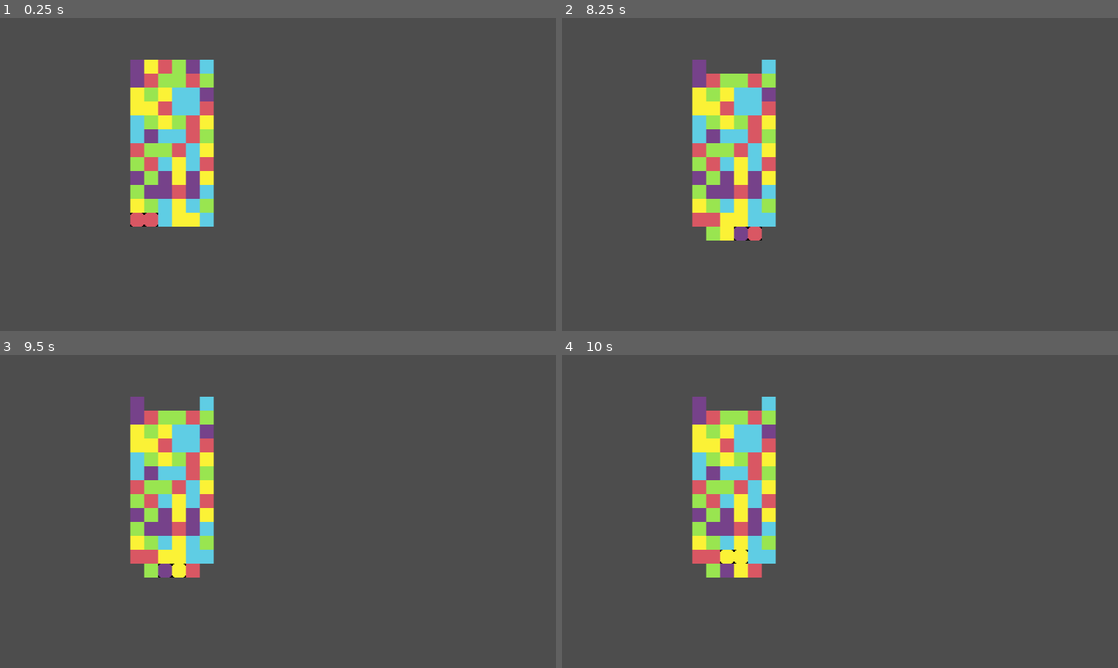
Above: before the commit, frames 1-4 (two rows, left to right).
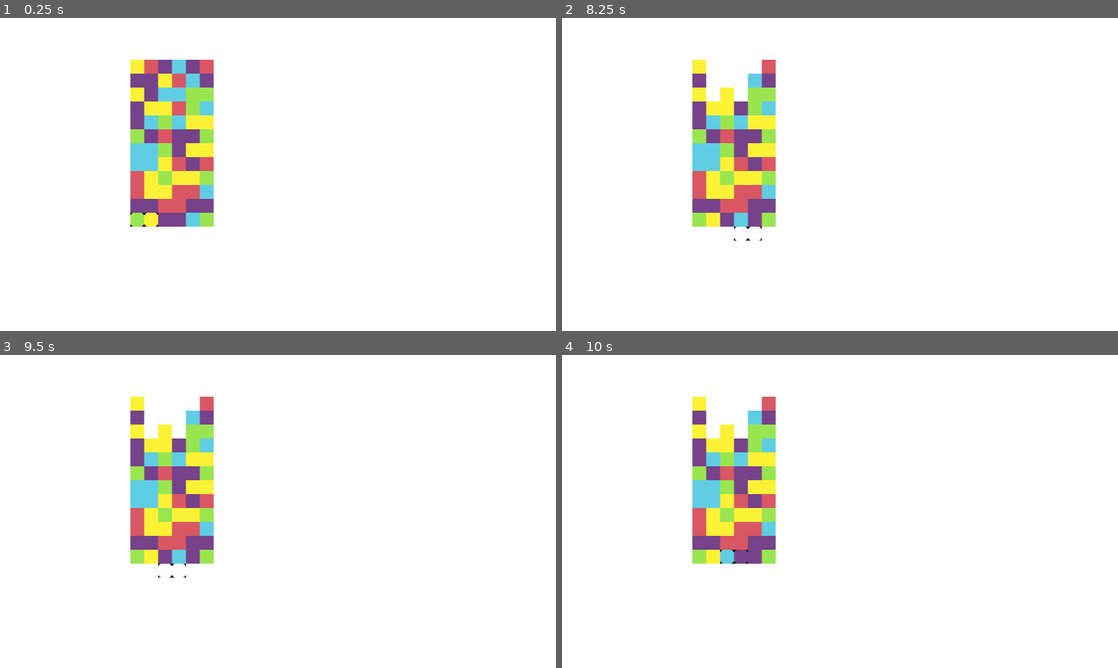
Above: after the commit, the same moments.

Repository: JUB-Yoush/pdp-rpg
Game: Godot game, scene res://src/main.tscn
Two runs of this game, one before a commit and one after it. Both use one fixed random seed, a clock stepped at 60 frames per second and the inputs below.
Inputs:
- Up to frame 1 (0.25 s): no input
- Up to frame 2 (8.25 s): tap Enter at 0.5 s; hold D (right) 0.53-1.28 s; hold Z (accept) 0.53-1.28 s; hold S (down) 1.28-2.03 s; tap Z (accept) at 1.35, 2.85, 3.5, 4.35, 5, 5.85, 7.35 s; hold D (right) 2.03-2.78 s; hold Z (accept) 2.03-2.78 s; hold W (up) 2.78-3.53 s; hold Z (accept) 3.53-4.28 s; hold A (left) 3.53-5.03 s; hold S (down) 5.03-5.78 s; hold Z (accept) 5.03-5.78 s; hold D (right) 5.78-6.53 s; hold W (up) 6.53-7.28 s; hold Z (accept) 6.53-7.28 s; hold D (right) 7.28-8.03 s; hold S (down) from 8.03 s (still down); hold Z (accept) from 8.03 s (still down)
- Up to frame 3 (9.5 s): release S (down) at 8.78 s; release Z (accept) at 8.78 s; hold A (left) from 8.78 s (still down); tap Z (accept) at 8.85 s
- Up to frame 4 (10 s): release A (left) at 9.53 s; hold W (up) from 9.53 s (still down); hold Z (accept) from 9.53 s (still down)

The runs differ from the first frame. In frame 1, 99% of the frame differs, in the area x 0-100%, y 0-100%; in frame 2, 99%; in frame 3, 99%; in frame 4, 99%.

Commit message:
design game lol

Diff:
--- a/project.godot
+++ b/project.godot
@@ -13,6 +13,7 @@
 config/name="pdp-rpg"
 run/main_scene="res://src/main.tscn"
 config/features=PackedStringArray("4.0", "Mobile")
+boot_splash/bg_color=Color(0.141176, 0.141176, 0.141176, 1)
 config/icon="res://icon.svg"
 
 [display]
--- a/src/Grid.gd
+++ b/src/Grid.gd
@@ -10,15 +10,24 @@
 enum TYPE {RE,BL,GR,YE,PU,EM}
 var colour_count := 5
 # STORES IN Y,X FORMAT
-var grid_array := []
-var destroyTimer:Timer
+var grid_array := [] # grid in array form
+
+var destroyTimer:Timer #timers for animation delays
+var collapseTimer:Timer
+
+var sidedrop_delay = .1 #animation delays
+var cleardrop_delay = .3
 
 func _ready() -> void:
+	seed(4)
 	#randomize()
 	destroyTimer = get_parent().get_node("DestoryTimer")
+	collapseTimer = get_parent().get_node("CollapseTimer")
+
 	grid_array = make_2d_array()
 	fill_grid()
 	destroyTimer.timeout.connect(destroy_matches)
+	collapseTimer.timeout.connect(collapse_colums)
 
 func make_2d_array():
 	var grid_array = []
@@ -44,9 +53,6 @@
 	var new_x = x_start + offset * column
 	var new_y = y_start + -offset * row
 	return Vector2(new_x,new_y)
-
-func fill_grid():
-	call_every_pos(rng_piece)
 
 func rng_piece(i,j):
 	var tries := 0
@@ -60,6 +66,17 @@
 	grid_array[i][j] = newPiece
 	newPiece.position = grid_to_pixel(i,j)
 
+func fill_grid():
+	call_every_pos(rng_piece)
+
+func change_to_empty(col:int,row:int):
+	#change a piece at a positions to an empty piece
+	var new_empty := make_empty_piece()
+	grid_array[col][row].queue_free()
+	grid_array[col][row] = new_empty
+	add_child(new_empty)
+	new_empty.position = grid_to_pixel(col,row)
+
 func match_at(i,j,type_checking):
 	if i >1:
 		if !grid_array[i-1][j].empty and !grid_array[i-2][j].empty:
@@ -69,7 +86,6 @@
 		if !grid_array[i][j-1].empty and !grid_array[i][j-2].empty:
 			if grid_array[i][j-1].type == type_checking and grid_array[i][j-2].type == type_checking:
 				return true
-	pass;
 
 func swap_pieces(cursor_pos):
 	var valueL :Piece= grid_array[cursor_pos.x][cursor_pos.y]
@@ -85,9 +101,51 @@
 		valueL.move(grid_to_pixel(cursor_pos.x+1,cursor_pos.y))
 		valueR.move(grid_to_pixel(cursor_pos.x,cursor_pos.y))
 		find_matches()
+		collapseTimer.start(sidedrop_delay)
+
+func drop_piece(col:int,dropRow:int,emptyRow:int):
+	#swap filled piece with empty piece
+	var valueU :Piece= grid_array[col][dropRow]
+	var valueD :Piece= grid_array[col][emptyRow]
+
+	prints("droprow",dropRow,"emptyRow",emptyRow)
+	var temp:Piece = grid_array[col][emptyRow]
+	grid_array[col][emptyRow] = grid_array[col][dropRow]
+	grid_array[col][dropRow] = temp
+
+	valueD.move(grid_to_pixel(col,dropRow))
+	valueU.move(grid_to_pixel(col,emptyRow))
+
+
+
+
 
 func find_matches():
-	call_every_pos(find_match)
+	call_every_pos(
+		func find_match(i,j):
+
+		var current_type = grid_array[i][j].type
+		# check on left and right for matches
+		if i > 0 && i < width - 1:
+			if !grid_array[i-1][j].empty && !grid_array[i+1][j].empty:
+				if grid_array[i-1][j].type == current_type && grid_array[i+1][j].type == current_type:
+					grid_array[i-1][j].matched = true
+					grid_array[i-1][j].dim()
+					grid_array[i][j].matched = true
+					grid_array[i][j].dim()
+					grid_array[i+1][j].matched = true
+					grid_array[i+1][j].dim()
+
+		if j > 0 && j < height - 1:
+			if !grid_array[i][j-1].empty && !grid_array[i][j+1].empty:
+				if grid_array[i][j-1].type == current_type && grid_array[i][j+1].type == current_type:
+					grid_array[i][j-1].matched = true
+					grid_array[i][j-1].dim()
+					grid_array[i][j].matched = true
+					grid_array[i][j].dim()
+					grid_array[i][j+1].matched = true
+					grid_array[i][j+1].dim()
+					)
 	destroyTimer.start()
 
 
@@ -97,37 +155,66 @@
 		for j in height:
 			passed_func.call(i,j)
 
-func find_match(i,j):
-	var current_type = grid_array[i][j].type
-	# check on left and right for matches
-	if i > 0 && i < width - 1:
-		if !grid_array[i-1][j].empty && !grid_array[i+1][j].empty:
-			if grid_array[i-1][j].type == current_type && grid_array[i+1][j].type == current_type:
-				grid_array[i-1][j].matched = true
-				grid_array[i-1][j].dim()
-				grid_array[i][j].matched = true
-				grid_array[i][j].dim()
-				grid_array[i+1][j].matched = true
-				grid_array[i+1][j].dim()
-
-	if j > 0 && j < height - 1:
-		if !grid_array[i][j-1].empty && !grid_array[i][j+1].empty:
-			if grid_array[i][j-1].type == current_type && grid_array[i][j+1].type == current_type:
-				grid_array[i][j-1].matched = true
-				grid_array[i][j-1].dim()
-				grid_array[i][j].matched = true
-				grid_array[i][j].dim()
-				grid_array[i][j+1].matched = true
-				grid_array[i][j+1].dim()
 
 func destroy_matches():
-	call_every_pos(destroy_match)
-
-func destroy_match(i,j):
-	if !grid_array[i][j].empty && grid_array[i][j].matched:
-			print(grid_array[i][j].type)
-			var new_empty = make_empty_piece()
-			new_empty.position = grid_array[i][j].position
-			#grid_array[i][j].queue_free()
-			grid_array[i][j] = new_empty
-			print(grid_array[i][j].type)
+	call_every_pos(
+		func destroy_match(i,j):
+			if !grid_array[i][j].empty && grid_array[i][j].matched:
+					change_to_empty(i,j))
+
+	collapseTimer.start(cleardrop_delay)
+
+
+func collapse_colums():
+	call_every_pos(
+		func collapse_colum(i,j):
+			# check if current piece is empty and if any above it are NOT empty
+			# if so then swap the non-empty and empty
+			if grid_array[i][j].empty:
+				for k in range(j+1,height):
+					if !grid_array[i][k].empty:
+						drop_piece(i,k,j)
+						break
+
+	)
+	find_matches()
+
+
+#func collapse_colum(i,j):
+	## check if current piece is empty and if any above it are NOT empty
+	## if so then swap the non-empty and empty
+	#if grid_array[i][j].empty:
+		#for k in range(j+1,height):
+			#if !grid_array[i][k].empty:
+				#drop_piece(i,k,j)
+				#break
+
+
+#func destroy_match(i,j):
+	#if !grid_array[i][j].empty && grid_array[i][j].matched:
+			#change_to_empty(i,j)
+
+
+
+#func find_match(i,j):
+	#var current_type = grid_array[i][j].type
+	## check on left and right for matches
+	#if i > 0 && i < width - 1:
+		#if !grid_array[i-1][j].empty && !grid_array[i+1][j].empty:
+			#if grid_array[i-1][j].type == current_type && grid_array[i+1][j].type == current_type:
+				#grid_array[i-1][j].matched = true
+				#grid_array[i-1][j].dim()
+				#grid_array[i][j].matched = true
+				#grid_array[i][j].dim()
+				#grid_array[i+1][j].matched = true
+				#grid_array[i+1][j].dim()
+
+	#if j > 0 && j < height - 1:
+		#if !grid_array[i][j-1].empty && !grid_array[i][j+1].empty:
+			#if grid_array[i][j-1].type == current_type && grid_array[i][j+1].type == current_type:
+				#grid_array[i][j-1].matched = true
+				#grid_array[i][j-1].dim()
+				#grid_array[i][j].matched = true
+				#grid_array[i][j].dim()
+				#grid_array[i][j+1].matched = true
+				#grid_array[i][j+1].dim()
--- a/src/main.tscn
+++ b/src/main.tscn
@@ -1,9 +1,16 @@
-[gd_scene load_steps=3 format=3 uid="uid://cbr43wtljdedr"]
+[gd_scene load_steps=4 format=3 uid="uid://cbr43wtljdedr"]
 
 [ext_resource type="Script" path="res://src/Grid.gd" id="1_el8yy"]
 [ext_resource type="PackedScene" uid="uid://jqj2wrorbo4b" path="res://src/cursor.tscn" id="2_xcltg"]
+[ext_resource type="Texture2D" uid="uid://cfc1c61v7avv" path="res://assets/block-5.png" id="3_p532n"]
 
 [node name="Main" type="Node2D"]
+
+[node name="TextureRect" type="TextureRect" parent="."]
+offset_right = 1294.0
+offset_bottom = 733.0
+texture = ExtResource("3_p532n")
+stretch_mode = 1
 
 [node name="Grid" type="Node2D" parent="."]
 script = ExtResource("1_el8yy")
@@ -11,5 +18,9 @@
 [node name="Cursor" parent="." instance=ExtResource("2_xcltg")]
 
 [node name="DestoryTimer" type="Timer" parent="."]
-wait_time = 0.2
+wait_time = 0.3
 one_shot = true
+
+[node name="CollapseTimer" type="Timer" parent="."]
+wait_time = 0.3
+one_shot = true
Not shown, changed: todo.md
